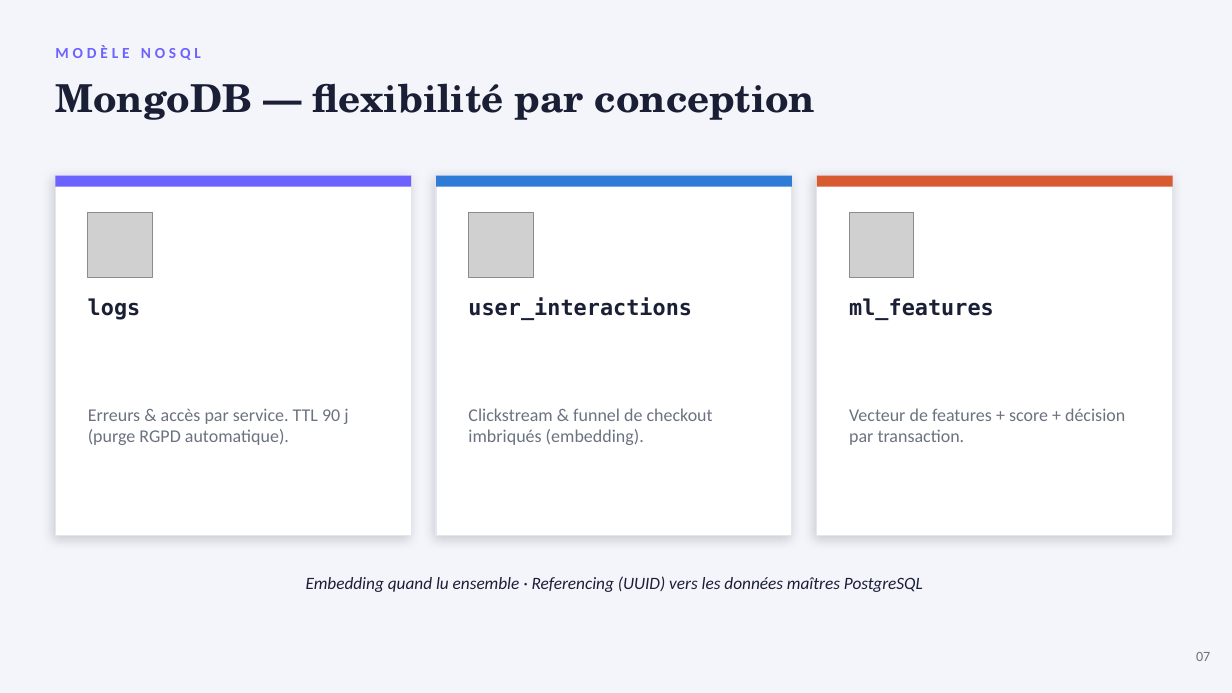
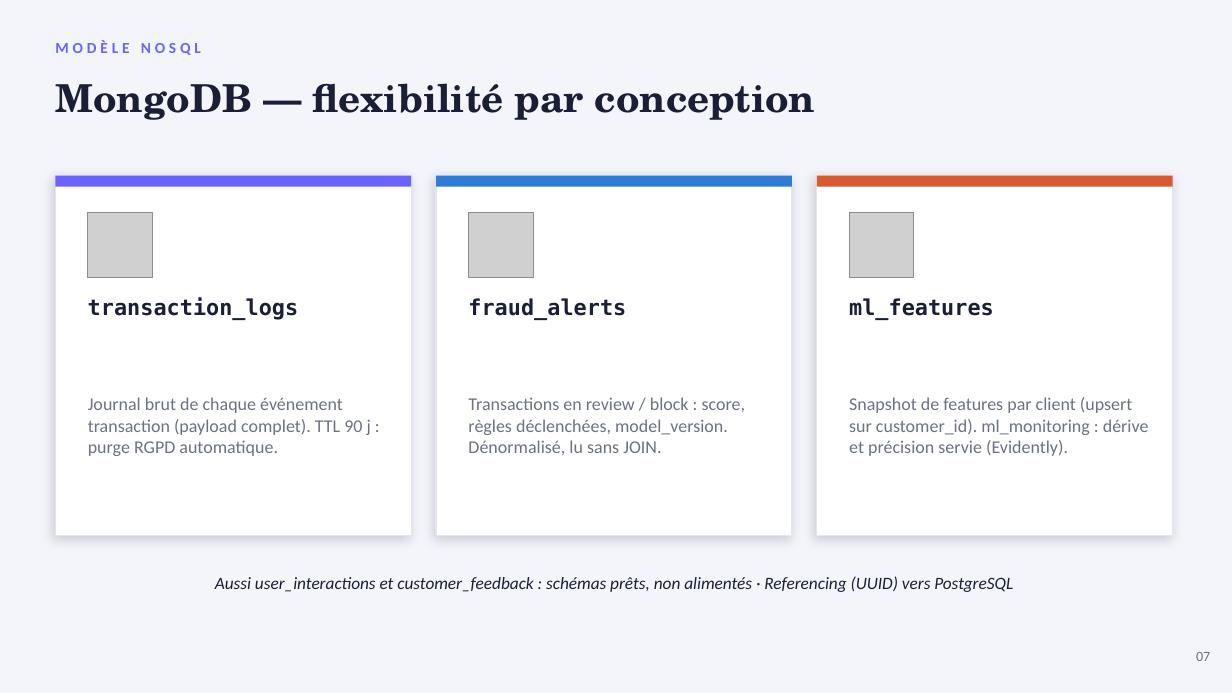
Before and after one commit to PDUCLOS/BLOC2-STRIPE, a slide deck: slide 9 of presentation/stripe_presentation_bloc2.pptx. Drawn at 1232x693 pixels with LibreOffice and Linux fonts; fonts in the diff are those of the drawing; grey boxes stand for pictures. Boxes give left, top, right and bottom in pixels: in the first picture for what was removed or moved away, otherwise in the second. Text is boxed around its words. In the diff, an @@ line names an element or a change of style, - is before the commit and + after.

```diff
--- a/presentation/stripe_presentation_bloc2.pptx
+++ b/presentation/stripe_presentation_bloc2.pptx
@@ text "MODÈLE NOSQL": place and size @@
-text "MODÈLE NOSQL" at [55, 45, 201, 60]
+text "MODÈLE NOSQL" at [55, 40, 201, 55]
@@ text at [88, 298, 299, 320]: text changed @@
-logs
+transaction_logs
@@ text at [468, 298, 626, 320]: text changed @@
-user_interactions
+fraud_alerts
@@ text at [88, 397, 371, 456]: text changed @@
-Erreurs & accès par service. TTL 90 j (purge RGPD automatique).
+Journal brut de chaque événement transaction (payload complet). TTL 90 j : purge RGPD automatique.
@@ text at [468, 397, 745, 455]: text changed @@
-Clickstream & funnel de checkout imbriqués (embedding).
+Transactions en review / block : score, règles déclenchées, model_version. Dénormalisé, lu sans JOIN.
@@ text at [849, 397, 1149, 456]: text changed @@
-Vecteur de features + score + décision par transaction.
+Snapshot de features par client (upsert sur customer_id). ml_monitoring : dérive et précision servie (Evidently).
@@ text at [215, 576, 1013, 592]: text changed @@
-Embedding quand lu ensemble · Referencing (UUID) vers les données maîtres PostgreSQL
+Aussi user_interactions et customer_feedback : schémas prêts, non alimentés · Referencing (UUID) vers PostgreSQL
```
Also in this commit, not shown: 9 other slides changed, 4 slides added, 2 slides removed, 2 other files.
